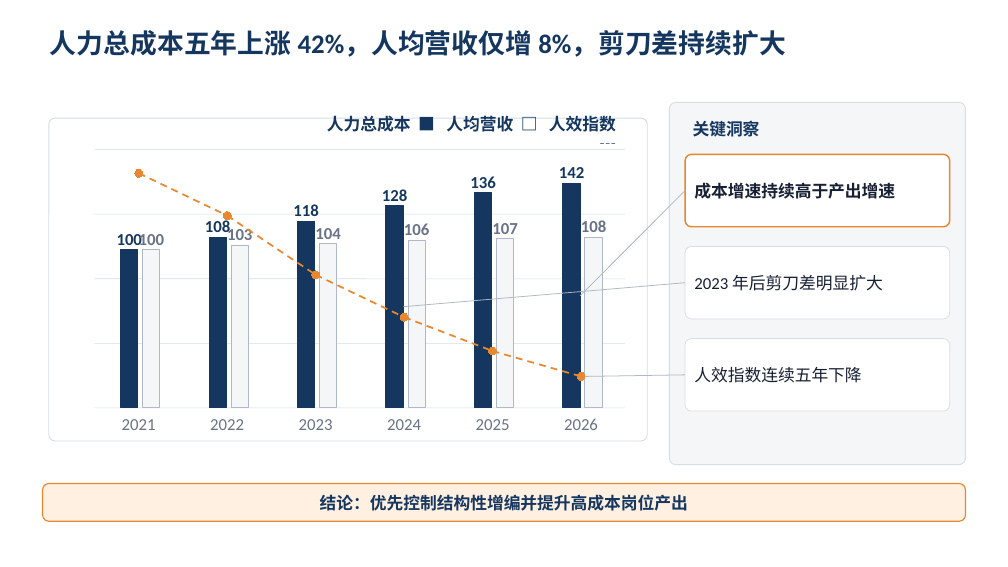
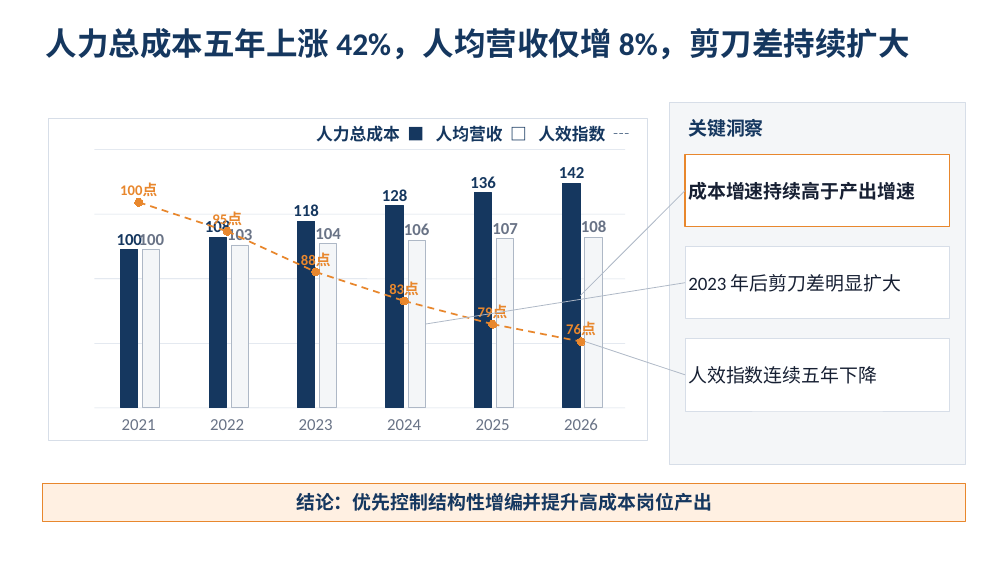
Before and after one commit to marcozhou26/one-slide, a slide deck: slide 1 of builder/assets/reference-pages/chart-insight.pptx. Drawn at 1008x567 pixels with LibreOffice and Linux fonts; fonts in the diff are those of the drawing. Boxes give left, top, right and bottom in pixels: in the first picture for what was removed or moved away, otherwise in the second. Text is boxed around its words. In the diff, an @@ line names an element or a change of style, - is before the commit and + after.

```diff
--- a/builder/assets/reference-pages/chart-insight.pptx
+++ b/builder/assets/reference-pages/chart-insight.pptx
@@ text "人力总成本五年上涨 42%，人均营收仅增 8%，剪刀差持续扩大" at [46, 28, 910, 59]: size 25.5 to 30 pt @@
@@ rectangle at [49, 118, 648, 441]: rounded rectangle to rectangle @@
@@ rectangle at [669, 102, 966, 464]: rounded rectangle to rectangle @@
@@ text "关键洞察" at [688, 119, 764, 137]: size 16 to 18 pt @@
@@ text "人力总成本 ■ 人均营收 □ 人效指数 ...": place and size @@
-text "人力总成本 ■ 人均营收 □ 人效指数 ..." at [327, 115, 616, 132]
+text "人力总成本 ■ 人均营收 □ 人效指数 ..." at [316, 125, 605, 142]
@@ text added at [120, 183, 157, 200], 14 pt, text #E8872D, bold @@
+100点
@@ ellipse: place and size @@
-ellipse at [135, 169, 142, 177]
+ellipse at [135, 198, 142, 206]
@@ line moved from (139, 173) - (228, 216) to (139, 203) - (228, 231) @@
@@ text added at [212, 212, 242, 229], 14 pt, text #E8872D, bold @@
+95点
@@ ellipse: place and size @@
-ellipse at [312, 271, 319, 278]
+ellipse at [223, 228, 231, 235]
@@ line moved from (228, 216) - (316, 275) to (228, 231) - (316, 272) @@
@@ text added at [301, 252, 331, 269], 14 pt, text #E8872D, bold @@
+88点
@@ ellipse: place and size @@
-ellipse at [488, 347, 496, 355]
+ellipse at [312, 268, 319, 275]
@@ line moved from (316, 275) - (405, 318) to (316, 272) - (405, 301) @@
@@ text added at [389, 281, 419, 298], 14 pt, text #E8872D, bold @@
+83点
@@ ellipse: place and size @@
-ellipse at [400, 313, 408, 321]
+ellipse at [400, 297, 408, 305]
@@ line moved from (685, 283) - (404, 307) to (685, 283) - (426, 324) @@
@@ line moved from (405, 318) - (493, 351) to (405, 301) - (493, 324) @@
@@ text added at [478, 304, 508, 321], 14 pt, text #E8872D, bold @@
+79点
@@ ellipse: place and size @@
-ellipse at [223, 212, 231, 219]
+ellipse at [488, 321, 496, 328]
@@ line moved from (493, 351) - (582, 377) to (493, 324) - (582, 342) @@
@@ text added at [566, 322, 596, 339], 14 pt, text #E8872D, bold @@
+76点
@@ ellipse: place and size @@
-ellipse at [577, 373, 585, 380]
+ellipse at [577, 338, 585, 346]
@@ line moved from (685, 375) - (585, 377) to (685, 375) - (585, 342) @@
@@ size 16 to 18 pt; rounded rectangle to rectangle in 4 elements at [685, 154, 950, 227], [685, 247, 950, 319], [685, 339, 950, 411], [42, 484, 966, 522] @@
```
Also in this commit, not shown: 37 other files.
